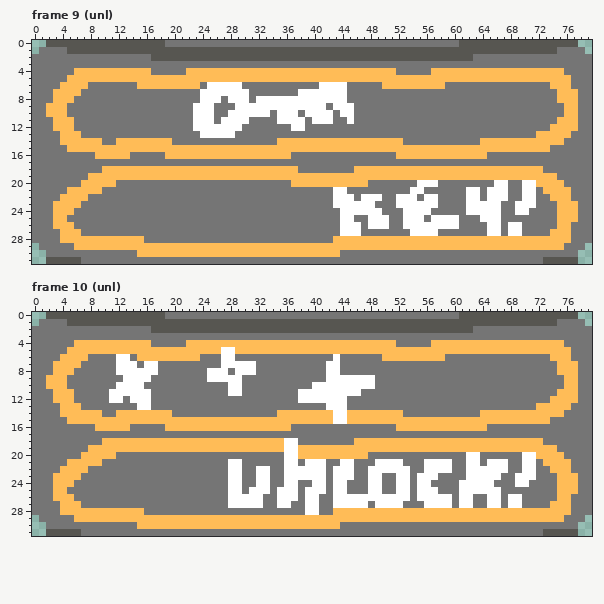
Pixel-art file, stored at lockdeck/assets/depths/depth template.aseprite. The picture above was drawn from the file before the commit.
80x32 pixels, 20 frames. Shown: frame 9 (unl), frame 10 (unl).
After:
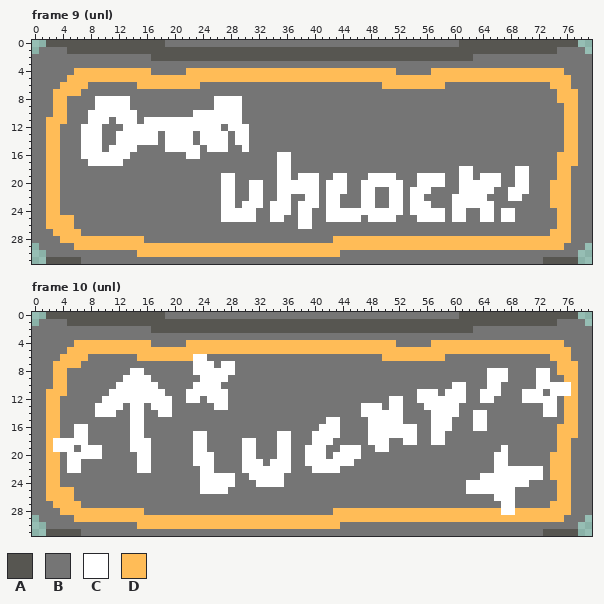
Palette (. is transparent): A #575651  B #757575  C #ffffff  D #ffbc57
Commit message: New lucky depth to replace unlock
The exact change:
Changed rows in their new state; - is an unchanged pixel.
Frame 9 (unl), layers "inline", "outline":
first column x 2:
 6 -----------------------BBBBB-----------BBBB---------------------------------
 7 ----------------------BBBBBBB-------BBBBBBB---------------------------------
 8 ---B---CCCCC----------BB-C--B-BBBBBBBBBBBBB---------------------------------
 9 B------CCCCC---------BBBCCC-BBBBBBBBBBBB-BBB--------------------------------
10 B-----CCCCCCC-----------CC--BBBB-BBB-BBBB-BB--------------------------------
11 D--B--CCC-CCC-CCCCCCC---C---B----BBBB-BBB--B-----------------------------B--
12 D-BB-CCC---CCCCCCCCCC----B--C------BB-----------------------------------BB--
13 DDBBBCCC--CCCCCC-CCCC-----BCC-----------------------------------------BBBB-D
14 DDBBBCCC--CCCCCCBCCCC-CCCC-CC----BBBBBBBBBBBBBBBBBB-----------BBBBBBBBBBBBDD
15 DD-BBCCCBCCCCBBBBCCCCCBCCCBBCBBBBBBBBBBBBBBBBBBBBBBBBBBBBBBBBBBBBBBBBBBB--DD
16 DD---CCCCCCC-----BBBCCBBBBBBBBBBBCC---------------BBBBBBBBBBBBB----------DDD
17 DD----CCCCC----------------------CC--------------------------------------DDD
18 DD------BBBBBBBBBBBBBBBBBBBBBBBBBCCB--------BBBBBBBBBBBBBBBCCBBBBBBCCBB--DD-
19 DD----BBBBBBBBBBBBBBBBBBBCCBBBBBBCCBCCCBBCCBBBCCCCBBBCCCCBBCCBCCCBBCCBBBBDD-
20 DD---BBBBB---------------CC--CC--CCCCCCBCCCBBCCCCCC-----C--CCCCC-B-C-BBB--D-
21 DD-BBBBB-----------------CC--CC--CCCCCC-C----CC--CC---C----C--C-BBCC-B-B----
22 DDBBBB-------------------CC--CC--CC--CC-C-BB---B-C-B-CBB--CC--CBBBCCBB------
23 D-BBB--------------------CC-CCC-CCC-CCC-C-BBB----C-B---B--CC----B--BBB--D--B
24 D-BB---------------------CCCCC--CCC-CC--CC------CCCB---CC-CCBB--BCCBB------B
25 D--D---------------------CCCCC--CC--CC--CC--C----C-BB-C--B-C----BCC--------B
26 D-----------------------------------CC----BBB-BBB--BBBBBBBB----BB-BB--------
27 -D----------------------------------------BBB-------BBBB-------BB-BB--------
Frame 10 (unl), layers "inline", "outline":
first column x 2:
 5 -------------------------DD-------------------------------------------------
 6 ----------BB---------CC--BB--------------B----------------------------------
 7 ----------BBB-BB-----CCC---BBB----------BB----------------------------------
 8 ---B------BB--BB-----CC---CBBB----------BB---------------------CCC----CC----
 9 B---------------------C---BB------------BBBBBBB----------------CCC----CC----
10 B-------------CC-----CCCC-BB----------BBBBBBBBB-----------CC---CC-----CCCCC-
11 D--B-----------CC---CCCCCCBB--------BBBBBBBBB--------CCC-CCC--CCC---CCC-CCC-
12 D-BB----C--C---CCC--CC-CCC----------BBBBBBB------CC--CCCCCCC--CC----CCCCCB--
13 DDBBB--CCCC-C-BCCC------CC--------------BBB--CCC-CC---CCCCC-----------BCCB-D
14 DDBBBBBCCCBBCCBBCC---------------BBBBBBBBBBBBCCCCCC----CCCC--CCBBBBBBBBCCBDD
15 DD-BBBBBBBBBCCBBBBBBBBBBBBBBBBBBBBBBBBBBC-BBBBCCCCCBBBBCCCBBBCCBBBBBBBBB--DD
16 DD--CC-BBBBBCC---BBBBBBBBBBBBBBBBBB----CCC----CCCCCCCBBCCCBBBCC----------DDD
17 DD--CC------CC-------CC----------CC---CCCC----CCCCCCC--CC----------------DDD
18 DCCCCC--BBBBCCCBBBBBBCCBBBBBCCBBBC-B--CCC---BBCCCBBCCBBCCBBBBBBBBBBBBBB--DD-
19 DCCC-CCCBBBBCCCBBBBBBCCBBBBBCCBBBC-BBCCCBBCCCBBCCBBBBBBBBBBBBBBBBCBBBBBBBDD-
20 DD-CCCCCBB---CC------CCC----CC---C-BBCCCBCCCCB--------------BB--CC--BBBB--D-
21 DD-CCBBB-----CC------CCC--BBCCC-CC-B----CC-----BBBB---BBBB--BB-B----BB-B----
22 DDBCCB-------CC-------CC--BBCC--CC-BBB--C-BB--BBBBBB--BBBB--BBBB--CC--C-----
23 D-BBB-----------------CCCC-B-C--CCBBBBBB-BBB--BB--BB-BBB----BB---CC---C-D--B
24 D-BB------------------CCCC-B----CCBB--BB-BB---BB--BB-BB----B----CCC--------B
25 D--D------------------CCCCBB-BBB-BBB-BBB-BB---BB--BB-BBB---B-----CC--------B
26 D-------------------------BBBBB--BBB-BB--BBBBBBBBBBB-BBBBB-BB--B-C-B--------
27 -D------------------------BBBBB--BB--BB--BBBBB-BBBB---BBBB-BB--BBC-B--------
28 -------------------------------------BB--------------------------CC---------
Changed places in both pictures, as pixel boxes (x1, y1, x2, y2):
changed: (46, 82, 578, 236)
changed: (46, 347, 578, 515)
